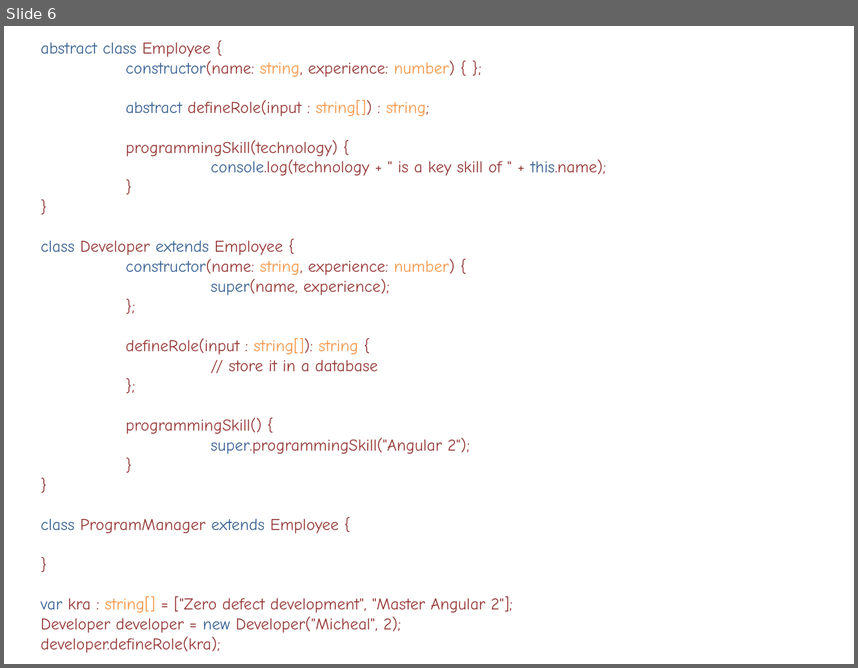
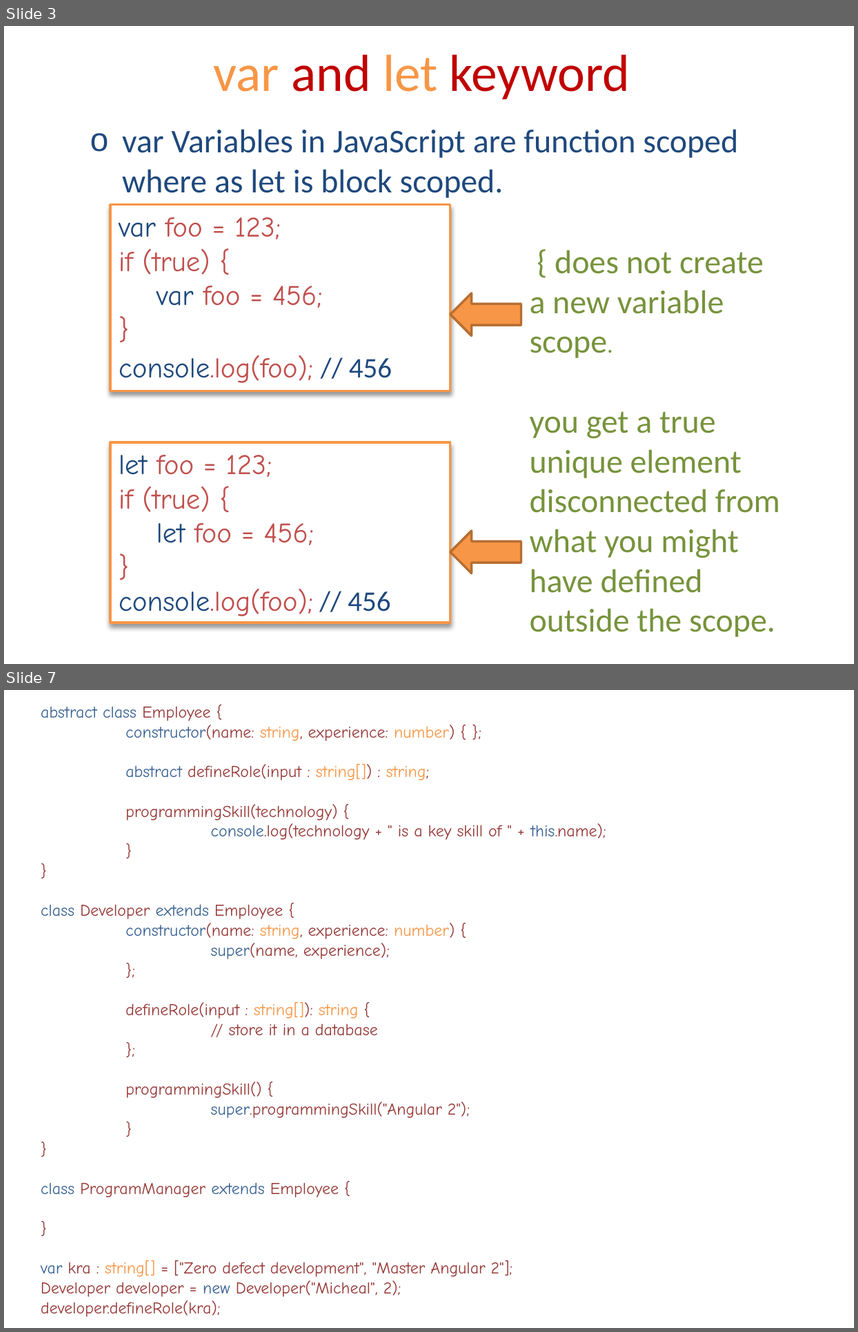
Before and after one commit to nehalsoni23/TypeScript-Training, a slide deck: Object Oriented Programming Training.pptx. Shown one above the other, each under a label of ours: slide 6 before the commit, slides 3 and 7 after it; the slides between them are not shown. The pictures are 858x668 and 858x1332 pixels, drawn with LibreOffice and Linux fonts; fonts in the diff are those of the drawing. Boxes give left, top, right and bottom in pixels: in the first picture for what was removed or moved away, otherwise in the second. Text is boxed around its words. In the diff, an @@ line names an element or a change of style, - is before the commit and + after.

```diff
--- a/Object Oriented Programming Training.pptx
+++ b/Object Oriented Programming Training.pptx
@@ slide 3 added at <box>4,26,854,664</box>, background #FFFFFF @@
@@ title added at <box>214,54,630,99</box>, 44.1 pt, text #C00000 @@
+var and let keyword
@@ text added at <box>122,129,738,198</box>, 28 pt, text #1F497D @@
+o var Variables in JavaScript are function scoped where as let is block scoped.
@@ rectangle added at <box>110,205,450,391</box>, fill #FFFFFF, outline #F79646 2 pt, 24 pt, text #C0504D @@
+var foo = 123;
+if (true) {
+var foo = 456;
+}
+console.log(foo); // 456
@@ text added at <box>530,250,764,358</box>, 28 pt, text #77933C @@
+{ does not create a new variable scope.
@@ left arrow added at <box>450,293,521,335</box>, fill #F79646, outline #B76F34 2 pt @@
@@ text added at <box>530,411,780,637</box>, 28 pt, text #77933C @@
+you get a true unique element disconnected from what you might have defined outside the scope.
@@ rectangle added at <box>110,441,450,622</box>, fill #FFFFFF, outline #F79646 2 pt, 24 pt, text #C0504D @@
+let foo = 123;
+if (true) {
+let foo = 456;
+}
+console.log(foo); // 456
@@ left arrow added at <box>450,530,521,572</box>, fill #F79646, outline #B76F34 2 pt @@
@@ what was slide 6 is now slide 7 @@
```
Also in this commit, not shown: 15 slides changed, 3 other slides added, 3 other files.
